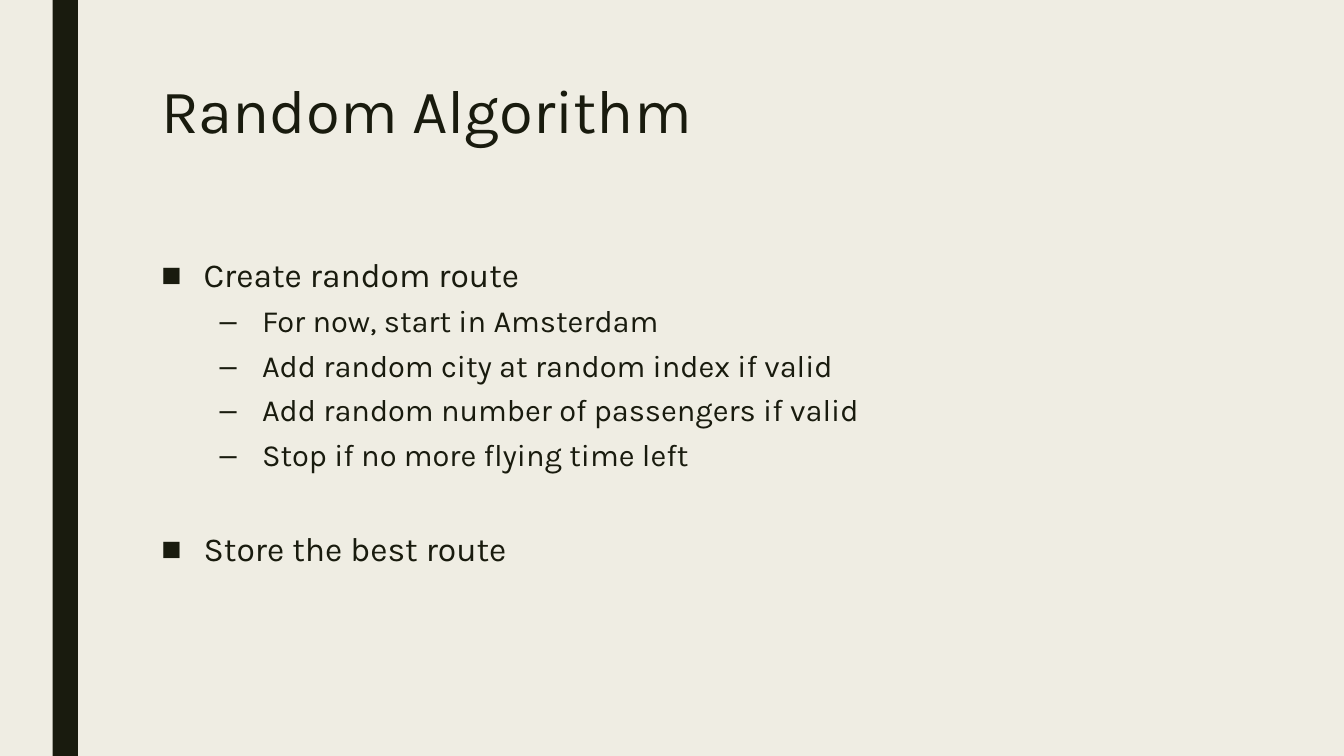
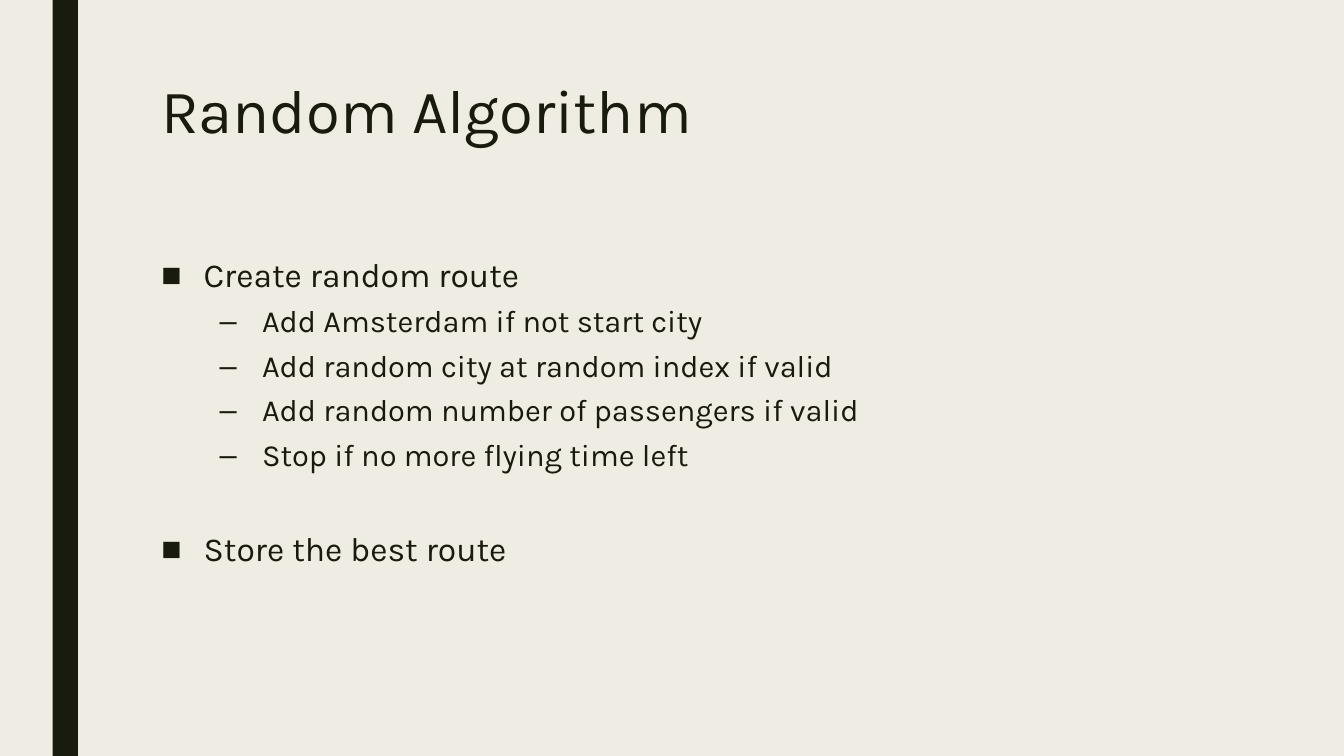
Before and after one commit to WouterDuijn/heuristic, a slide deck: slide 3 of doc/Mokum Airways PP.pptx. Drawn at 1344x756 pixels with LibreOffice and Linux fonts; fonts in the diff are those of the drawing. Boxes give left, top, right and bottom in pixels: in the first picture for what was removed or moved away, otherwise in the second. Text is boxed around its words. In the diff, an @@ line names an element or a change of style, - is before the commit and + after.

```diff
--- a/doc/Mokum Airways PP.pptx
+++ b/doc/Mokum Airways PP.pptx
@@ text at box(262, 311, 702, 340): text changed @@
-  – For now, start in Amsterdam
+  – Add Amsterdam if not start city
```
Also in this commit, not shown: 1 other slide changed, 1 other file.
